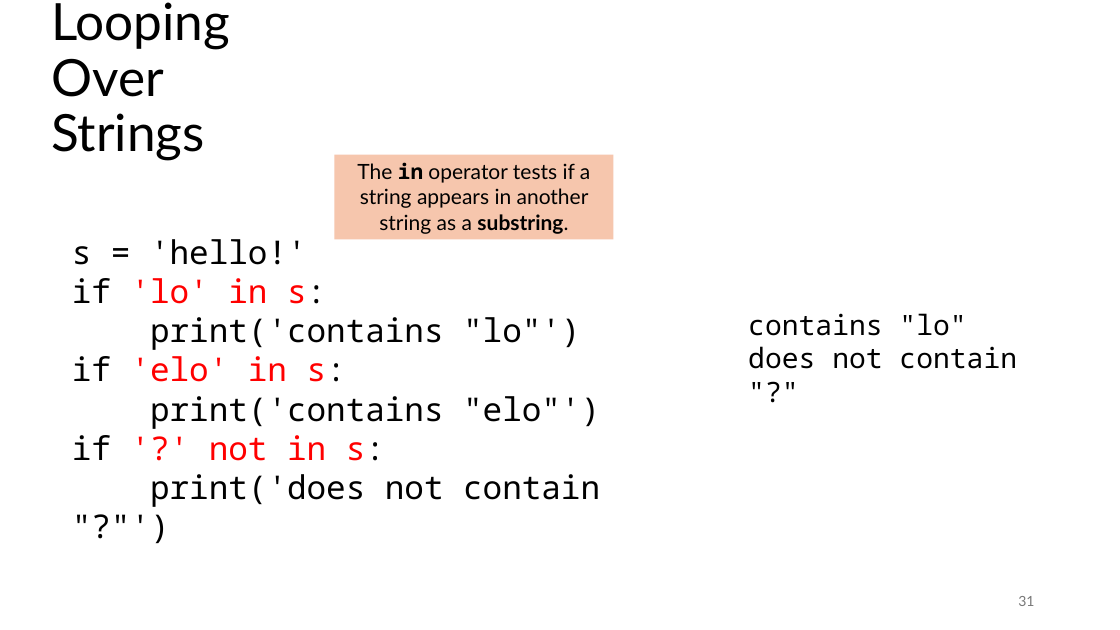
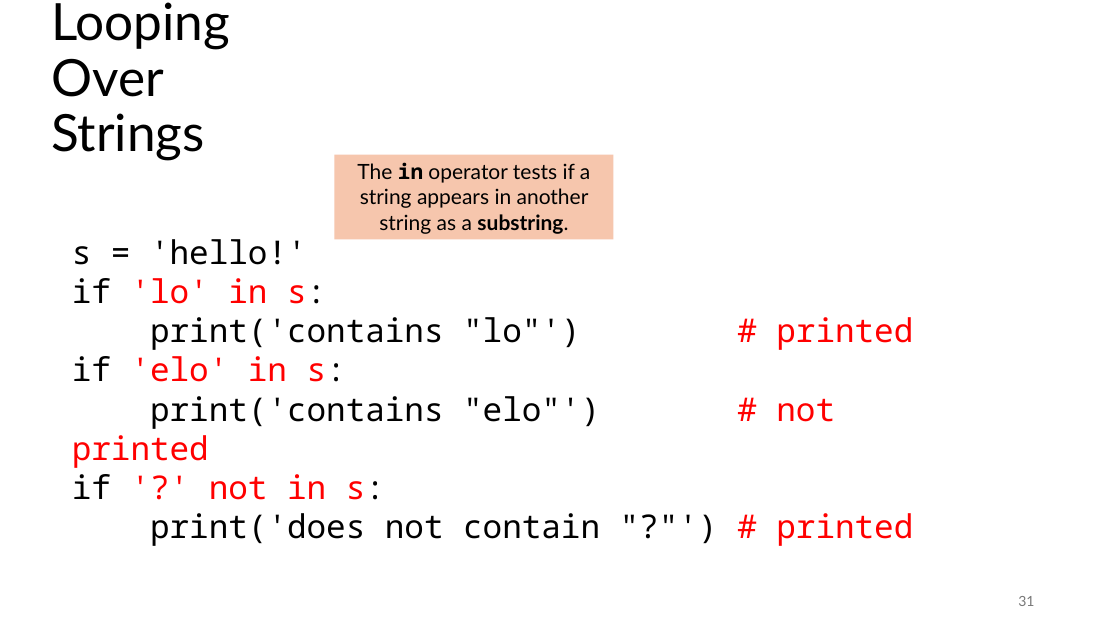
Before and after one commit to tjd1234/cmpt120spring2026, a slide deck: slide 31 of lecture_notes/chapter7/chapter7.pptx. Drawn at 1120x630 pixels with LibreOffice and Linux fonts; fonts in the diff are those of the drawing. Boxes give left, top, right and bottom in pixels: in the first picture for what was removed or moved away, otherwise in the second. Text is boxed around its words. In the diff, an @@ line names an element or a change of style, - is before the commit and + after.

```diff
--- a/lecture_notes/chapter7/chapter7.pptx
+++ b/lecture_notes/chapter7/chapter7.pptx
@@ text at (72,317,913,468): text changed @@
-print('contains "lo"')
-if 'elo' in s:
-print('contains "elo"')
+print('contains "lo"') # printed
+if 'elo' in s:
+print('contains "elo"') # not printed
@@ text removed at (748,313,1017,369) @@
-contains "lo"
-does not contain "?"
@@ text at (150,513,913,546): text changed @@
-print('does not contain "?"')
+print('does not contain "?"') # printed
```
Also in this commit, not shown: 22 other slides changed, 1 slide added.
